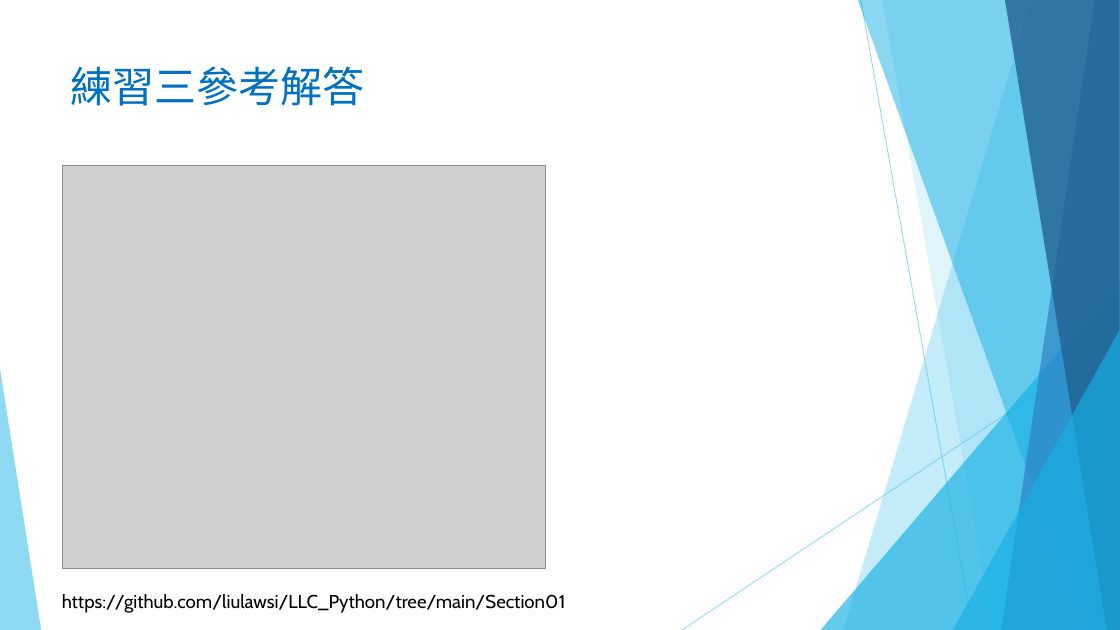
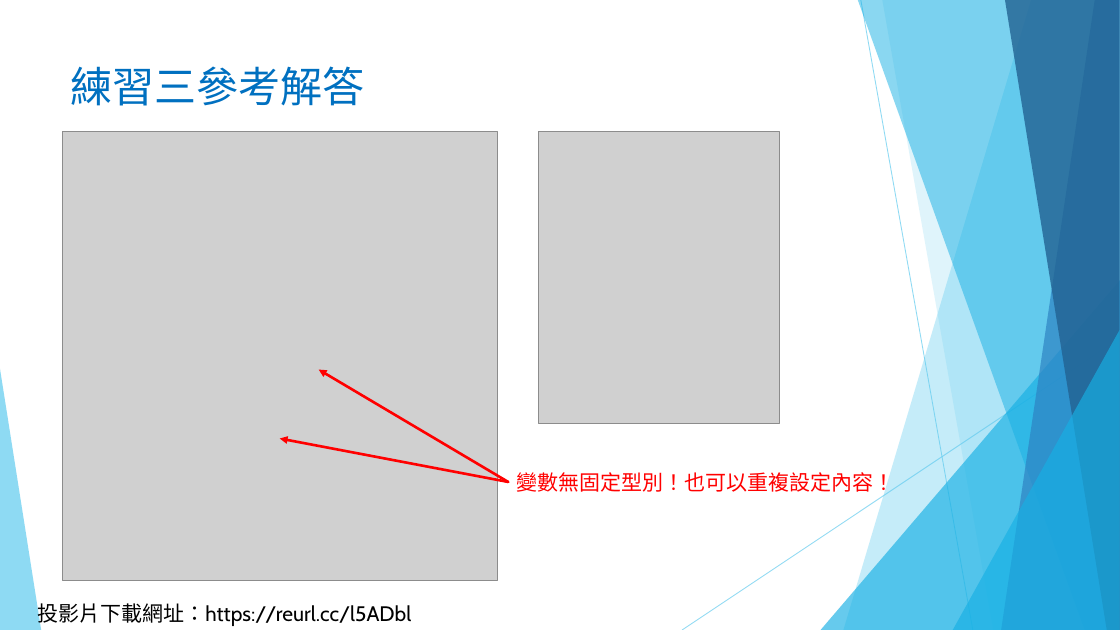
Before and after one commit to liulawsi/My_PPTs, a slide deck: slide 19 of LCC/Python/01_千里之行始於足下.pptx (slide 18 before the commit). Drawn at 1120x630 pixels with LibreOffice and Linux fonts; fonts in the diff are those of the drawing; grey boxes stand for pictures; background and template pictures are left out. Boxes give left, top, right and bottom in pixels: in the first picture for what was removed or moved away, otherwise in the second. Text is boxed around its words. In the diff, an @@ line names an element or a change of style, - is before the commit and + after.

```diff
--- a/LCC/Python/01_千里之行始於足下.pptx
+++ b/LCC/Python/01_千里之行始於足下.pptx
@@ picture: place and size @@
-picture at box(62, 166, 545, 569)
+picture at box(62, 132, 497, 581)
@@ picture added at box(539, 132, 779, 423) @@
@@ arrow added from (508, 482) to (318, 370), #FF0000 2.25 pt @@
@@ arrow added from (508, 482) to (280, 439), #FF0000 2.25 pt @@
@@ text added at box(516, 469, 894, 495), 18 pt, text #FF0000 @@
+變數無固定型別！也可以重複設定內容！
@@ text removed at box(62, 594, 566, 613) @@
-https://github.com/liulawsi/LLC_Python/tree/main/Section01
@@ text added at box(37, 603, 411, 626), 18 pt, text #000000 @@
+投影片下載網址：https://reurl.cc/l5ADbl
```
Also in this commit, not shown: 18 other slides changed, 2 slides added, 14 other files.
